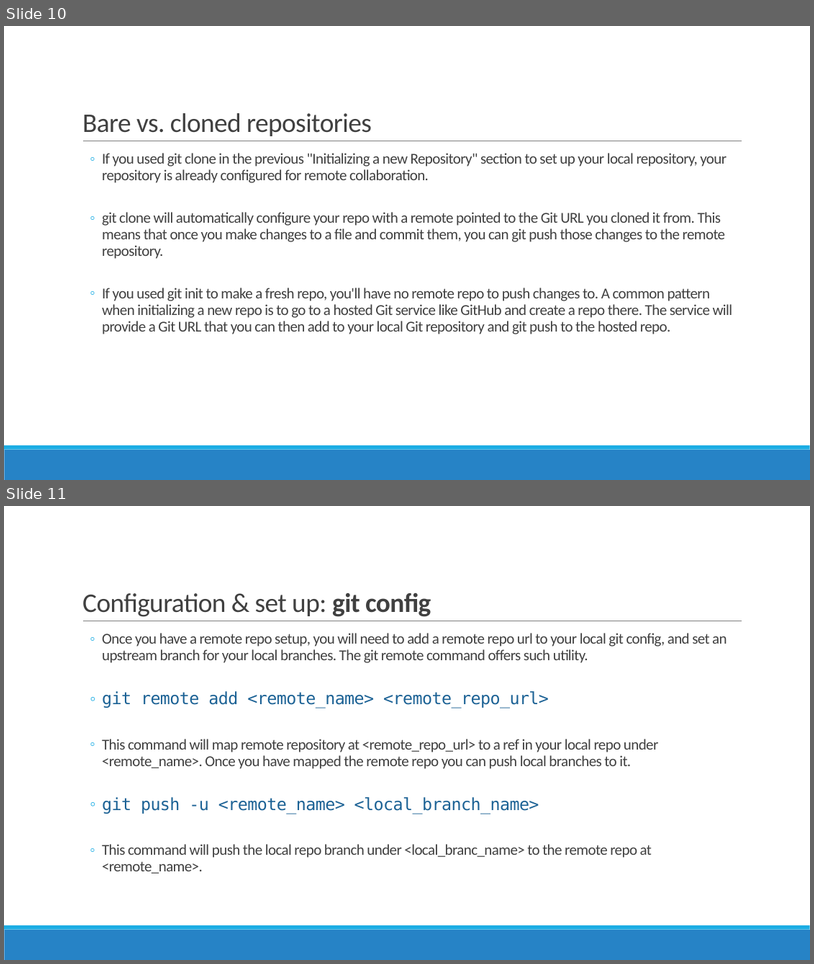
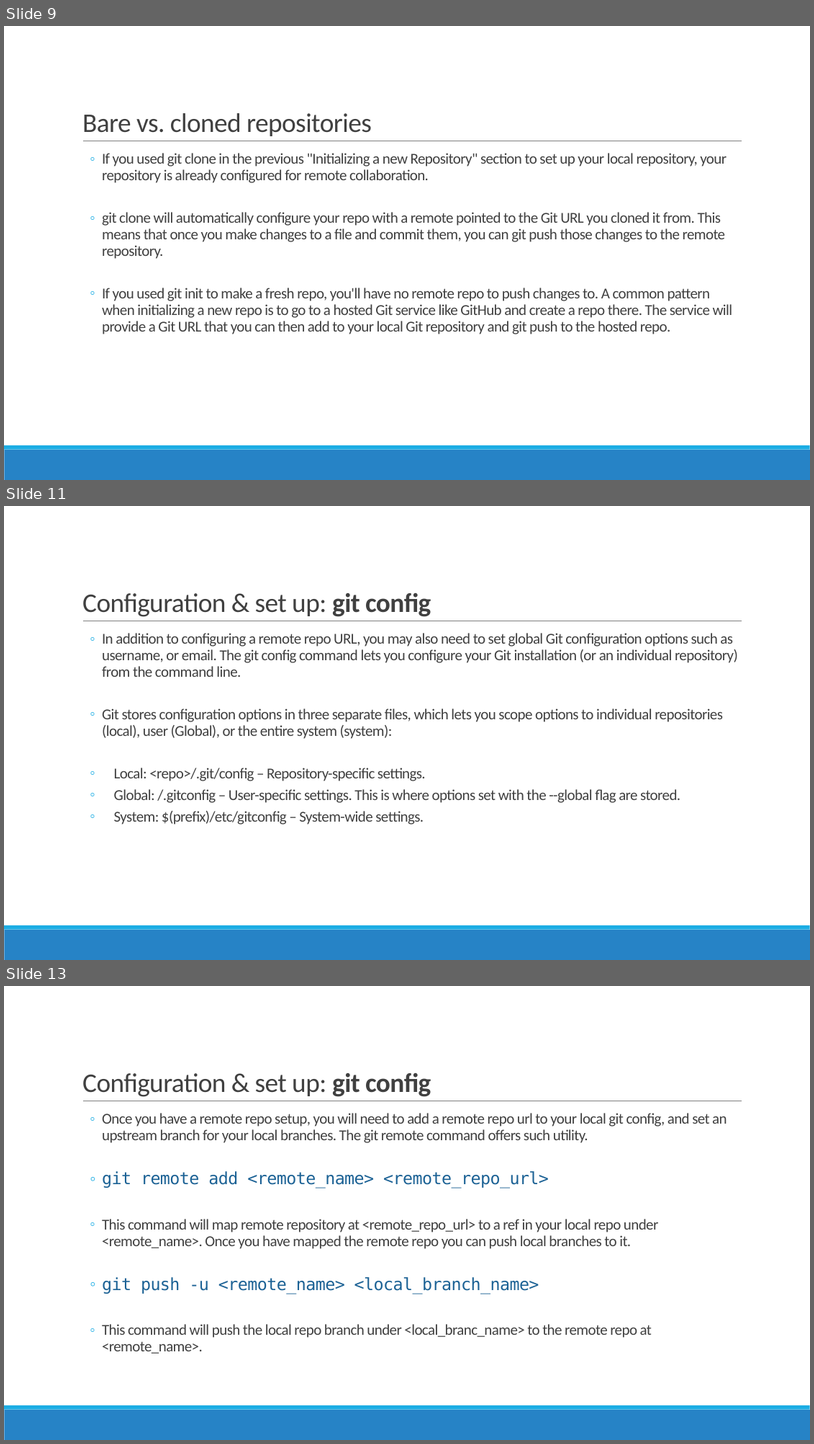
Before and after one commit to reza-arjmandi/Agile-Software-Development-Course, a slide deck: session1/Version Control.pptx. Shown one above the other, each under a label of ours: slides 10 and 11 before the commit, slides 9, 11 and 13 after it; the slides between them are not shown. The pictures are 814x964 and 814x1444 pixels, drawn with LibreOffice and Linux fonts; fonts in the diff are those of the drawing. Boxes give left, top, right and bottom in pixels: in the first picture for what was removed or moved away, otherwise in the second. Text is boxed around its words. In the diff, an @@ line names an element or a change of style, - is before the commit and + after.

```diff
--- a/session1/Version Control.pptx
+++ b/session1/Version Control.pptx
@@ slide 11 added at (x1=4, y1=506, x2=810, y2=960), background #FFFFFF; not listed: 3 template elements that a slide beside it also shows @@
@@ title added at (x1=82, y1=593, x2=431, y2=617), 32 pt, text #404040 @@
+Configuration & set up: git config
@@ text added at (x1=102, y1=633, x2=738, y2=824), 18 pt, text #404040 @@
+  ◦ In addition to configuring a remote repo URL, you may also need to set global Git configuration options such as username, or email. The git config command lets you configure your Git installation (or an individual repository) from the command line.
+  ◦ Git stores configuration options in three separate files, which lets you scope options to individual repositories (local), user (Global), or the entire system (system):
+  ◦ Local: <repo>/.git/config – Repository-specific settings.
+  ◦ Global: /.gitconfig – User-specific settings. This is where options set with the --global flag are stored.
+  ◦ System: $(prefix)/etc/gitconfig – System-wide settings.
@@ what was slide 10 is now slide 9 @@
@@ what was slide 11 is now slide 13 @@
```
Also in this commit, not shown: 1 slide changed, 1 other slide added.
